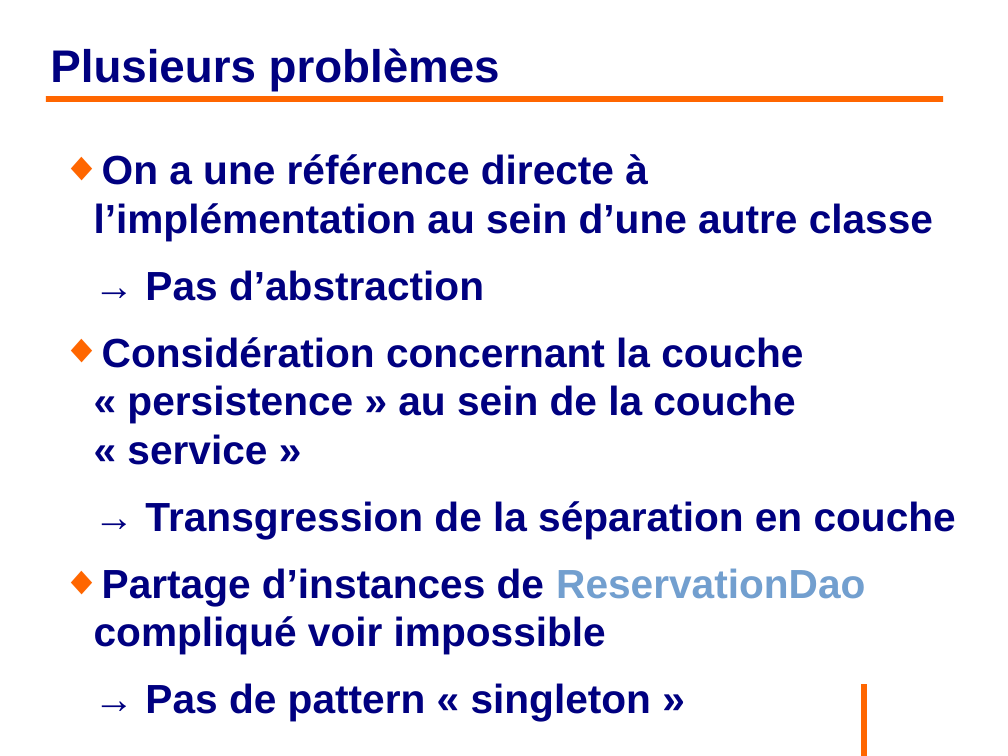
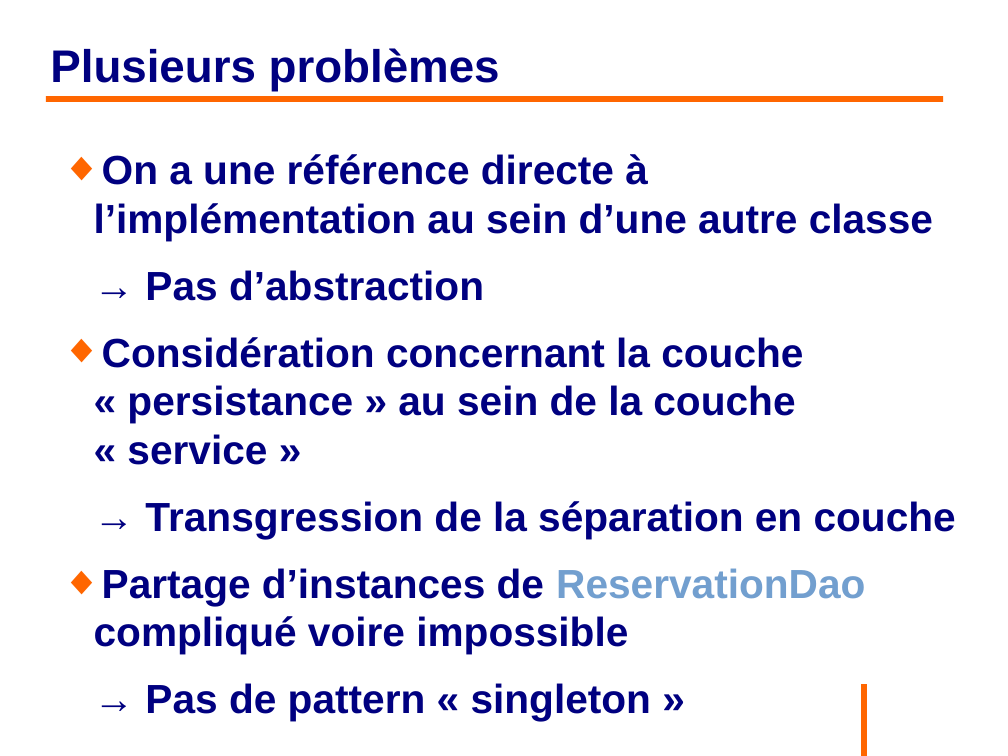
Before and after one commit to philphils/formation-spring, a slide deck: slide 22 of Documentation/diapo_formation_spring.odp. Drawn at 1008x756 pixels with LibreOffice and Linux fonts; fonts in the diff are those of the drawing; background and template pictures are left out. Boxes give left, top, right and bottom in pixels: in the first picture for what was removed or moved away, otherwise in the second. Text is boxed around its words. In the diff, an @@ line names an element or a change of style, - is before the commit and + after.

```diff
--- a/Documentation/diapo_formation_spring.odp
+++ b/Documentation/diapo_formation_spring.odp
@@ text at bbox=[102, 337, 803, 465]: text changed @@
-◆ Considération concernant la couche « persistence » au sein de la couche « service »
+◆ Considération concernant la couche « persistance » au sein de la couche « service »
@@ text at bbox=[94, 568, 865, 654]: text changed @@
-◆ Partage d’instances de ReservationDao compliqué voir impossible
+◆ Partage d’instances de ReservationDao compliqué voire impossible
```
Also in this commit, not shown: 23 other slides changed.
